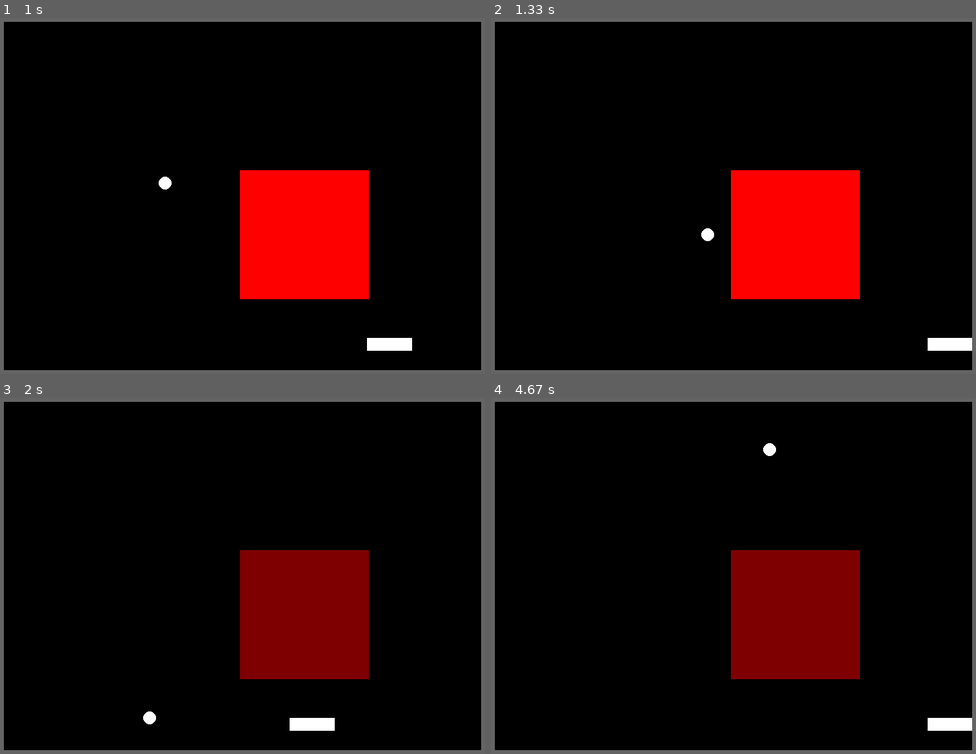
Above: before the commit, frames 1-4 (two rows, left to right).
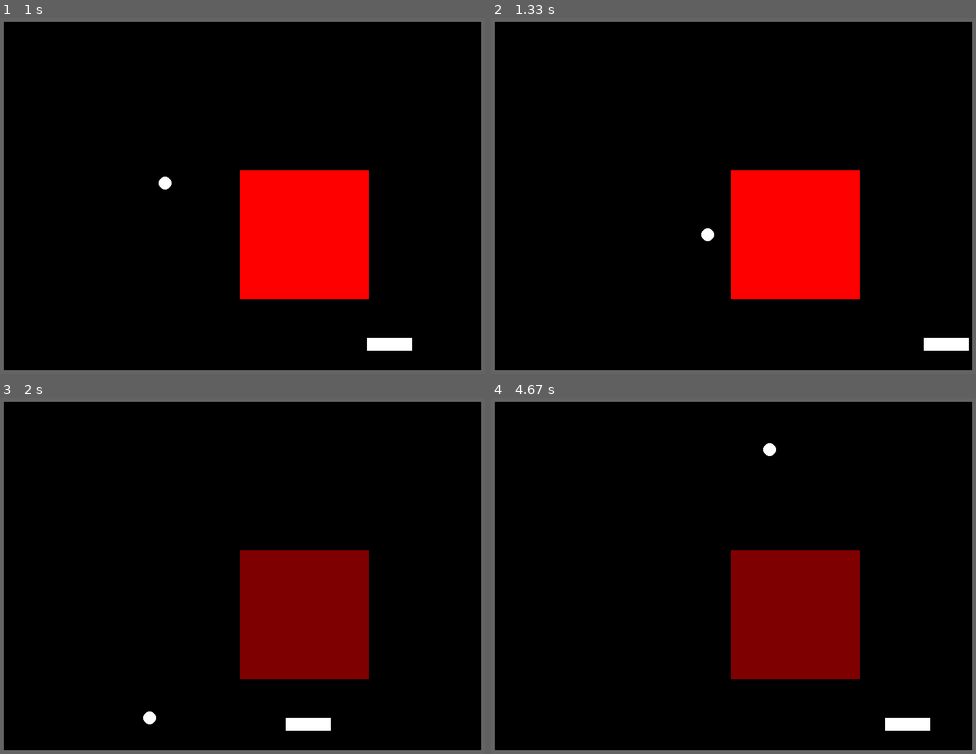
Above: after the commit, the same moments.

Repository: Gibson223/mod-5
Game: pygame game, started from py/main.py
Same seed, same stepped clock (60 frames per second), same inputs: the game is played once before the commit and once after it.
Inputs:
- Up to frame 1 (1 s): hold Right 0.33-0.8 s; hold Right from 0.83 s (still down)
- Up to frame 2 (1.33 s): release Right at 1.3 s
- Up to frame 3 (2 s): hold Left 1.33-1.87 s; hold Left from 1.9 s (still down)
- Up to frame 4 (4.67 s): release Left at 2.3 s; hold Right 2.33-2.97 s; hold Left 3-3.47 s; hold Right 3.5-3.97 s; hold Right 4-4.47 s; hold Left from 4.5 s (still down)

Frame 1 is identical in both runs. In frame 2, less than 0.1% of the frame differs, in the area x 89-100%, y 89-94%; in frame 3, less than 0.1%; in frame 4, 0.6%, in the area x 81-100%, y 89-94%.

Commit message:
moved even more constants to constants file, and fixed paddle moving out of screen

Diff:
--- a/py/main.py
+++ b/py/main.py
@@ -147,15 +147,15 @@
         if keyBindings.checkPress('exit', keysPressed):
             pygame.event.post(pygame.event.Event(pygame.QUIT))
 
-        if keyBindings.checkPress('left', keysPressed):
-            self.paddle.rect.x -= 6
-        if keyBindings.checkPress('right', keysPressed):
-            self.paddle.rect.x += 6
+        if keyBindings.checkPress('left', keysPressed) and (self.paddle.rect.x > (constants.PADDLEWIDTH//2)):
+            self.paddle.rect.x -= constants.PADDLESPEED
+        if keyBindings.checkPress('right', keysPressed) and (self.paddle.rect.x < (constants.WINDOW_WIDTH - constants.PADDLEWIDTH*1.5)):
+            self.paddle.rect.x += constants.PADDLESPEED
 
         # (re)set ball location when pressing K_HOME (cheat)
         if keyBindings.checkPress('restart', keysPressed):
-            self.playerBall.xfloat = 100
-            self.playerBall.yfloat = 100
+            self.playerBall.xfloat = INITIAL_BALL_X
+            self.playerBall.yfloat = INITIAL_BALL_Y
 
     def updateGame(self):
         """
